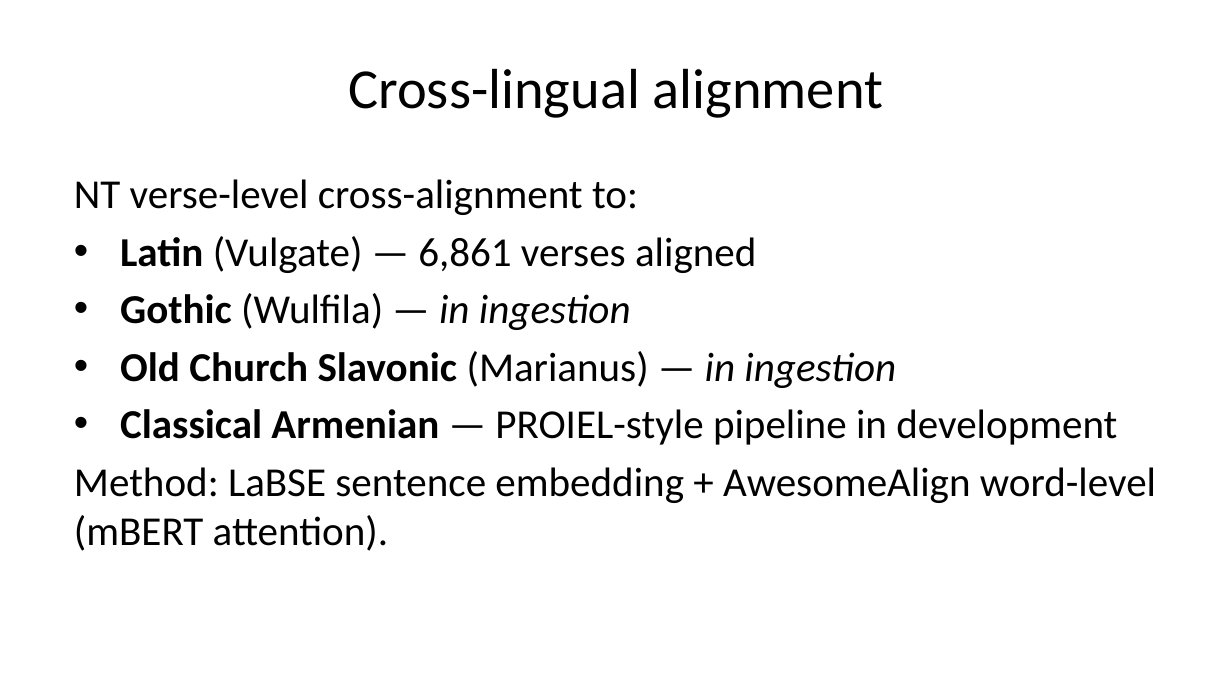
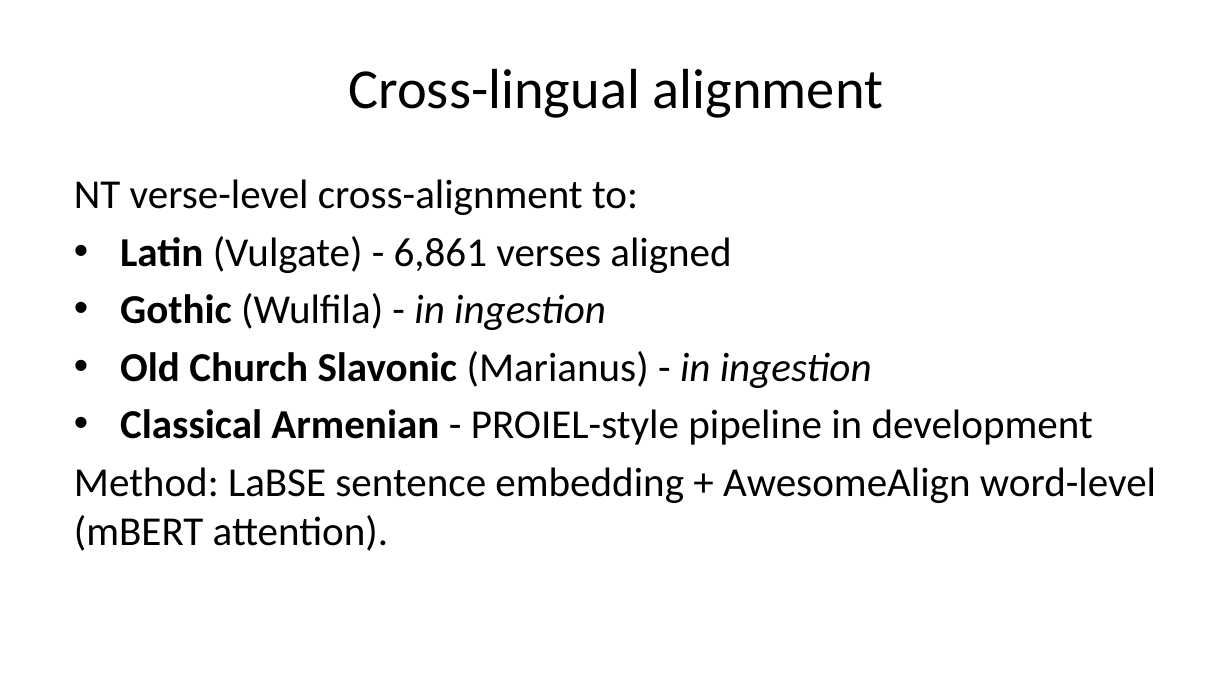
Before and after one commit to AthDGC/AthDGC.github.io, a slide deck: slide 5 of slides/cidl_2026.pptx. Drawn at 1232x693 pixels with LibreOffice and Linux fonts; fonts in the diff are those of the drawing. Boxes give left, top, right and bottom in pixels: in the first picture for what was removed or moved away, otherwise in the second. Text is boxed around its words. In the diff, an @@ line names an element or a change of style, - is before the commit and + after.

```diff
--- a/slides/cidl_2026.pptx
+++ b/slides/cidl_2026.pptx
@@ text at (x1=120, y1=236, x2=1093, y2=445): text changed @@
-• Latin (Vulgate) — 6,861 verses aligned
-• Gothic (Wulfila) — in ingestion
-• Old Church Slavonic (Marianus) — in ingestion
-• Classical Armenian — PROIEL-style pipeline in development
+• Latin (Vulgate) - 6,861 verses aligned
+• Gothic (Wulfila) - in ingestion
+• Old Church Slavonic (Marianus) - in ingestion
+• Classical Armenian - PROIEL-style pipeline in development
```
Also in this commit, not shown: 1 other slide changed, 21 other files.
